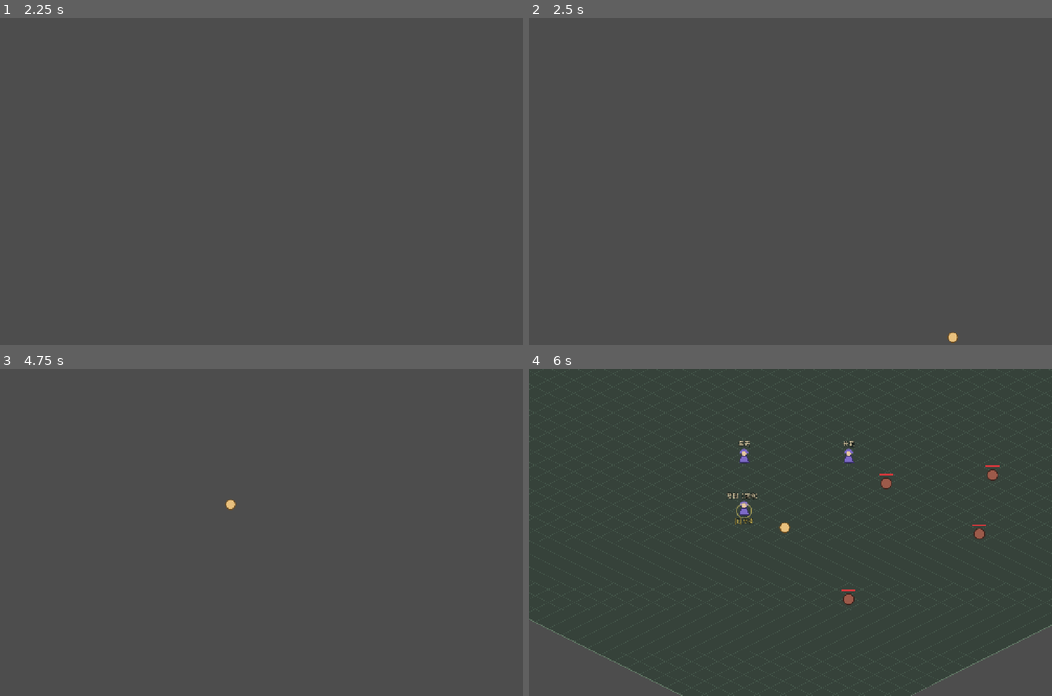
Above: before the commit, frames 1-4 (two rows, left to right).
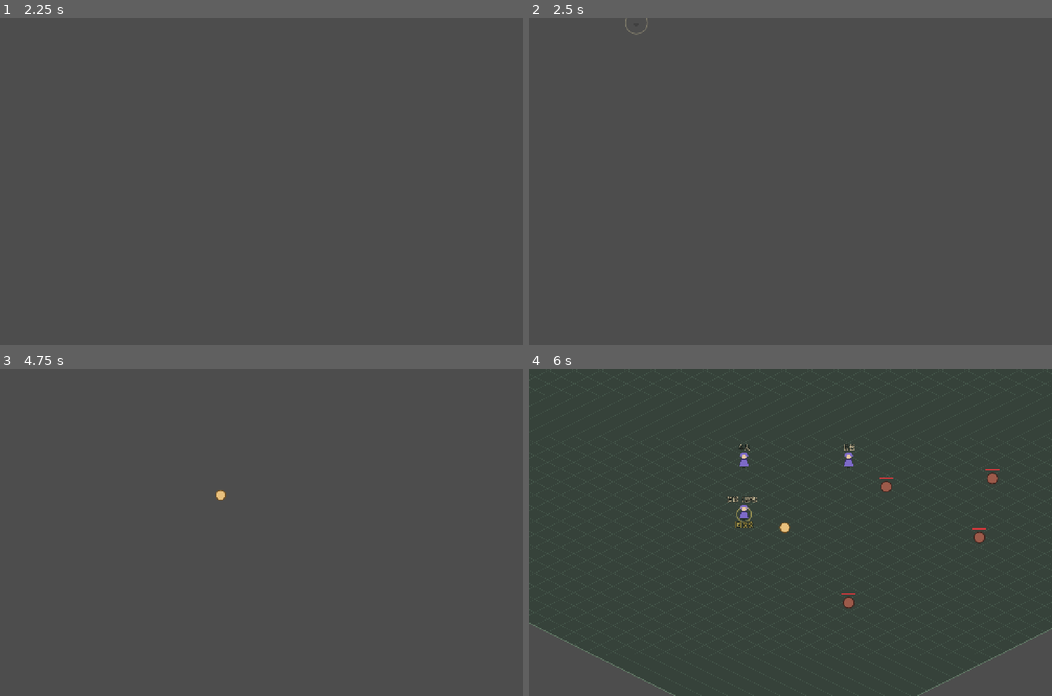
Above: after the commit, the same moments.

Repository: fengcms/DegenerateAge
Game: Godot game, scene res://tests/SmokeTest.tscn
Same seed, same stepped clock (60 frames per second), same inputs: the game is played once before the commit and once after it. This scene is started directly instead of the project's main scene.
Inputs (mouse positions are in pixels of both pictures, inside the frame that each line leads up to):
- Up to frame 1 (2.25 s): tap Enter at 0.5, 2 s; move the mouse to (376, 165) at 0.52 s; hold D (move_right) 0.53-1.25 s; hold Space (attack) 0.53-1.25 s; click (376, 165) at 0.67 s; drag from (156, 197) to (235, 246) at 1.27 s; move the mouse to (313, 109) at 2.02 s; hold D (move_right) from 2.03 s (still down); hold G (auto_pickup) from 2.03 s (still down)
- Up to frame 2 (2.5 s): keep holding D (move_right); keep holding G (auto_pickup)
- Up to frame 3 (4.75 s): release D (move_right) at 2.75 s; release G (auto_pickup) at 2.75 s; drag from (235, 597) to (104, 483) at 2.77 s; tap Space (attack) at 3.5 s; drag from (256, 525) to (287, 532) at 3.52 s; tap Enter at 4.25 s; drag from (104, 483) to (183, 450) at 4.27 s
- Up to frame 4 (6 s): move the mouse to (816, 532) at 5.02 s; hold S (move_down) 5.03-5.75 s; hold 2 (use_potion_mp) 5.03-5.75 s; click (816, 532) at 5.17 s; drag from (712, 450) to (685, 548) at 5.77 s

Frame 1 is identical in both runs. In frame 2, less than 0.1% of the frame differs, in the area x 18-82%, y 0-100%; in frame 3, 0.1%; in frame 4, 1.2%, in the area x 0-100%, y 21-100%.

Commit message:
feat(m3-6): 接入地图等级梯度与击杀经验等级差

Diff:
--- a/autoload/data_loader.gd
+++ b/autoload/data_loader.gd
@@ -146,6 +146,24 @@
 		for mp in maps:
 			if typeof(mp) != TYPE_DICTIONARY:
 				continue
+			var map_id := String(mp.get("id", "?"))
+			var tier: Variant = mp.get("tierRange", [])
+			if not (tier is Array) or tier.size() != 2 or not _is_whole_level(tier[0]) or not _is_whole_level(tier[1]) or int(tier[0]) < 1 or int(tier[1]) < int(tier[0]):
+				report.append("[maps] %s 的 tierRange 应为有效的 [最低等级, 最高等级]" % map_id)
+			else:
+				var tier_min := int(tier[0])
+				var tier_max := int(tier[1])
+				var spawn_specs: Array = mp.get("spawnPoints", []).duplicate()
+				if mp.get("bossSpawn", null) is Dictionary:
+					spawn_specs.append(mp.bossSpawn)
+				for spec in spawn_specs:
+					if spec is Dictionary and spec.has("level"):
+						if not _is_whole_level(spec.level):
+							report.append("[maps] %s 的 %s 刷新等级应为整数" % [map_id, spec.get("monsterId", "?")])
+						else:
+							var spec_level := int(spec.level)
+							if spec_level < 0 or (spec_level > 0 and (spec_level < tier_min or spec_level > tier_max)):
+								report.append("[maps] %s 的 %s 刷新等级 %d 超出 tierRange %d～%d" % [map_id, spec.get("monsterId", "?"), spec_level, tier_min, tier_max])
 			for sp in mp.get("spawnPoints", []):
 				var mid: String = String(sp.get("monsterId", ""))
 				if not mid.is_empty() and not monster_ids.has(mid):
@@ -206,6 +224,10 @@
 	report.append_array(_validate_affixes())
 
 	return report
+
+## Godot 的 JSON 数值可能以 float 返回；等级须仍是正整数形式。
+func _is_whole_level(value: Variant) -> bool:
+	return (typeof(value) == TYPE_INT or typeof(value) == TYPE_FLOAT) and float(value) == floorf(float(value))
 
 ## T07：校验 dropTables 的品类 / 引用 / 品质权重 / 等级范围。
 func _validate_drop_tables() -> Array[String]:
--- a/data/maps.json
+++ b/data/maps.json
@@ -73,7 +73,7 @@
     "carterFees": { "ash_land": 100 },
     "requiresUnlock": "",
     "spawnPoints": [
-      { "monsterId": "shellback_bug", "level": 9, "respawnTime": 60, "count": 4 }
+      { "monsterId": "shellback_bug", "level": 10, "respawnTime": 60, "count": 4 }
     ],
     "bossSpawn": { "monsterId": "boss_corrupted_beast", "level": 10, "respawnTime": 300, "tombstone": true },
     "npcs": [
--- a/scripts/entities/monster.gd
+++ b/scripts/entities/monster.gd
@@ -27,7 +27,7 @@
 enum State { IDLE, PATROL, CHASE, ATTACK, RETURN, DEAD }
 
 @export var monster_id: String = "wolf_corrupted"
-## 实际刷新等级；0 = 采用模板等级（区域等级梯度 / 等级差在 M3 接入）
+## 实际刷新等级；0 = 采用模板等级（地图生成器会按 tierRange 约束）
 @export var spawn_level: int = 0
 ## 是否启用 AI（木桩教学目标为 false）
 @export var ai_enabled: bool = false
@@ -404,7 +404,7 @@
 ## 掉落结果聚合为一条「掉落」提示广播，与地面拾取时的「拾取」提示区分（9.6）。
 ## 任务推进在 M2 接入（订阅 EventBus.monster_died）。
 func _settle_rewards() -> void:
-	var xp := int(template.get("xpReward", 0))
+	var xp := LevelGap.kill_xp(int(template.get("xpReward", 0)), int(GameState.player.get("level", 1)), level)
 	if xp > 0:
 		GameState.add_xp(xp)
 
--- /dev/null
+++ b/scripts/systems/level_gap.gd
@@ -0,0 +1,9 @@
+class_name LevelGap
+extends RefCounted
+## M3-6：怪物击杀经验的等级差。任务经验不经过这里。
+
+static func experience_multiplier(player_level: int, monster_level: int) -> float:
+	return clampf(1.0 - float(player_level - monster_level) * 0.04, 0.2, 1.5)
+
+static func kill_xp(base_xp: int, player_level: int, monster_level: int) -> int:
+	return roundi(maxi(0, base_xp) * experience_multiplier(player_level, monster_level))
--- a/scripts/world/game.gd
+++ b/scripts/world/game.gd
@@ -73,7 +73,7 @@
 	_spawner.spawn_from_map(GameState.current_map)
 	var boss := MapService.current_boss()
 	if not boss.is_empty():
-		_spawner.spawn_from_specs([boss])
+		_spawner.spawn_from_specs([boss], GameState.current_map)
 
 	# 各图 NPC（M3-1：由 maps.json 的 npcs 驱动）
 	_spawn_npcs()
--- a/scripts/world/spawner.gd
+++ b/scripts/world/spawner.gd
@@ -16,16 +16,32 @@
 	_player = player
 	_rng.randomize()
 
-## 从怪物点规格批量生成。specs: [{monsterId, level, count, respawnTime, ai}]
-func spawn_from_specs(specs: Array) -> void:
+## 从怪物点规格批量生成。传入 map_id 时，怪物等级按该地图 tierRange 约束。
+## 无 map_id 的显式测试规格沿用原有等级，不受当前地图影响。
+func spawn_from_specs(specs: Array, map_id: String = "") -> void:
+	var tier_range: Array = []
+	if not map_id.is_empty():
+		var map_data: Variant = DataLoader.get_entry("maps", map_id)
+		if map_data is Dictionary:
+			var configured_tier: Variant = map_data.get("tierRange", [])
+			if configured_tier is Array:
+				tier_range = configured_tier
 	for s in specs:
 		if not (s is Dictionary):
 			continue
+		var monster_id := String(s.get("monsterId", s.get("id", "wolf_corrupted")))
+		var spawn_level := int(s.get("level", 0))
+		if tier_range.size() == 2:
+			if spawn_level <= 0:
+				var template: Variant = DataLoader.get_entry("monsters", monster_id)
+				if template is Dictionary:
+					spawn_level = int(template.get("level", 1))
+			spawn_level = clampi(spawn_level, int(tier_range[0]), int(tier_range[1]))
 		var count := int(s.get("count", 1))
 		for _i in range(count):
 			var point := {
-				"monster_id": String(s.get("monsterId", s.get("id", "wolf_corrupted"))),
-				"level": int(s.get("level", 0)),
+				"monster_id": monster_id,
+				"level": spawn_level,
 				"respawn_time": maxf(1.0, float(s.get("respawnTime", 30.0))),
 				"ai": bool(s.get("ai", true)),
 				"entry": null,
@@ -43,7 +59,7 @@
 		return
 	var pts = m.get("spawnPoints", [])
 	if pts is Array:
-		spawn_from_specs(pts)
+		spawn_from_specs(pts, map_id)
 
 ## 当前存活怪物数（测试 / 调试用）。
 func alive_count() -> int:
--- a/tests/smoke_test.gd
+++ b/tests/smoke_test.gd
@@ -24,6 +24,7 @@
 	await _test_monster_attacks_player()
 	await _test_death_settles_once()
 	await _test_spawner()
+	await _test_level_gap()
 	_test_loot()
 	_test_balance_calibration()
 	_test_inventory()
@@ -216,8 +217,8 @@
 	var lethal := Combat.resolve(9999.0, wolf.get_defense(), 1.0, 1.0, 1.0, 0.0)
 	wolf.take_hit(lethal, null)
 	_expect(bool(wolf.is_dead), "致命伤害后怪物应死亡")
-	_expect(int(GameState.player.xp) - xp0 == 25,
-		"击杀野狼应结算经验 25，实际 %d" % [int(GameState.player.xp) - xp0])
+	_expect(int(GameState.player.xp) - xp0 == 26,
+		"L1 击杀 L2 野狼应结算经验 26，实际 %d" % [int(GameState.player.xp) - xp0])
 	await get_tree().process_frame
 	var drop_n := loot_root.get_child_count()
 	_expect(drop_n >= 1, "击杀后应生成至少 1 件地面掉落（coin 概率 1.0），实际 %d" % drop_n)
@@ -257,6 +258,51 @@
 
 	sp.queue_free()
 	await get_tree().process_frame
+
+# ---- M3-6：地图等级范围与击杀经验等级差 ----
+func _test_level_gap() -> void:
+	_expect(is_equal_approx(LevelGap.experience_multiplier(5, 5), 1.0), "同级经验应为 1 倍")
+	_expect(is_equal_approx(LevelGap.experience_multiplier(1, 10), 1.36), "越级经验应为 1.36 倍")
+	_expect(is_equal_approx(LevelGap.experience_multiplier(1, 30), 1.5), "越级经验应封顶 1.5 倍")
+	_expect(is_equal_approx(LevelGap.experience_multiplier(30, 1), 0.2), "回低图经验应保底 0.2 倍")
+
+	var sp := MonsterSpawner.new()
+	add_child(sp)
+	sp.setup(null, null)
+	sp.spawn_from_specs([{"monsterId":"shellback_bug", "level":9, "ai":false}], "corruption_source")
+	_expect((sp.get_child(0) as Monster).level == 10, "Boss 图 L9 怪物应限制为 L10")
+	_expect((sp.get_child(0) as Monster).max_hp > int(DataLoader.get_entry("monsters", "shellback_bug").hpBase),
+		"高等级刷新怪物生命应高于模板等级")
+	sp.spawn_from_specs([{"monsterId":"wolf_corrupted", "level":99, "ai":false}], "wild_trial")
+	_expect((sp.get_child(1) as Monster).level == 5, "试炼野外 L99 配置应限制为 L5")
+	sp.spawn_from_specs([{"monsterId":"shellback_bug", "ai":false}], "corruption_source")
+	_expect((sp.get_child(2) as Monster).level == 10, "未指定等级应按模板等级再限制到地图范围")
+	sp.queue_free()
+	await get_tree().process_frame
+
+	var original_maps: Array = DataLoader.tables["maps"]
+	var invalid_maps := original_maps.duplicate(true)
+	invalid_maps[0].spawnPoints[0].level = 2
+	DataLoader.tables["maps"] = invalid_maps
+	var report: Array[String] = DataLoader.validate_all()
+	_expect(" ".join(PackedStringArray(report)).contains("超出 tierRange"), "配置校验应拒绝超出区域范围的刷新等级")
+	DataLoader.tables["maps"] = original_maps
+
+	GameState.reset_to_defaults()
+	GameState.player.level = 10
+	var wolf: Monster = load("res://scenes/entities/Monster.tscn").instantiate()
+	wolf.monster_id = "wolf_corrupted"
+	wolf.spawn_level = 2
+	add_child(wolf)
+	wolf.take_hit({"damage": 9999})
+	_expect(int(GameState.player.xp) == 17, "L10 击杀 L2 野狼应获得 17 经验，实际 %d" % int(GameState.player.xp))
+	wolf.take_hit({"damage": 9999})
+	_expect(int(GameState.player.xp) == 17, "重复击杀不应重复结算等级差经验")
+	GameState.add_xp(25)
+	_expect(int(GameState.player.xp) == 42, "任务等直接奖励经验应保持原值")
+	wolf.queue_free()
+	await get_tree().process_frame
+	GameState.reset_to_defaults()
 
 # ---- M1-6 / T07：掉落合法（品类 / 引用 / 品质权重 / 等级范围）----
 func _test_loot() -> void:
Not shown, added: scripts/systems/level_gap.gd.uid
Not shown, changed: docs/工程文档/02-阶段开发计划与验收标准.md
Not shown, changed: docs/工程文档/08-开发交接文档.md
Not shown, changed: docs/工程文档/13-M3多地图车夫精英与Boss实施方案.md
Not shown, changed: tools/balance_check.py
